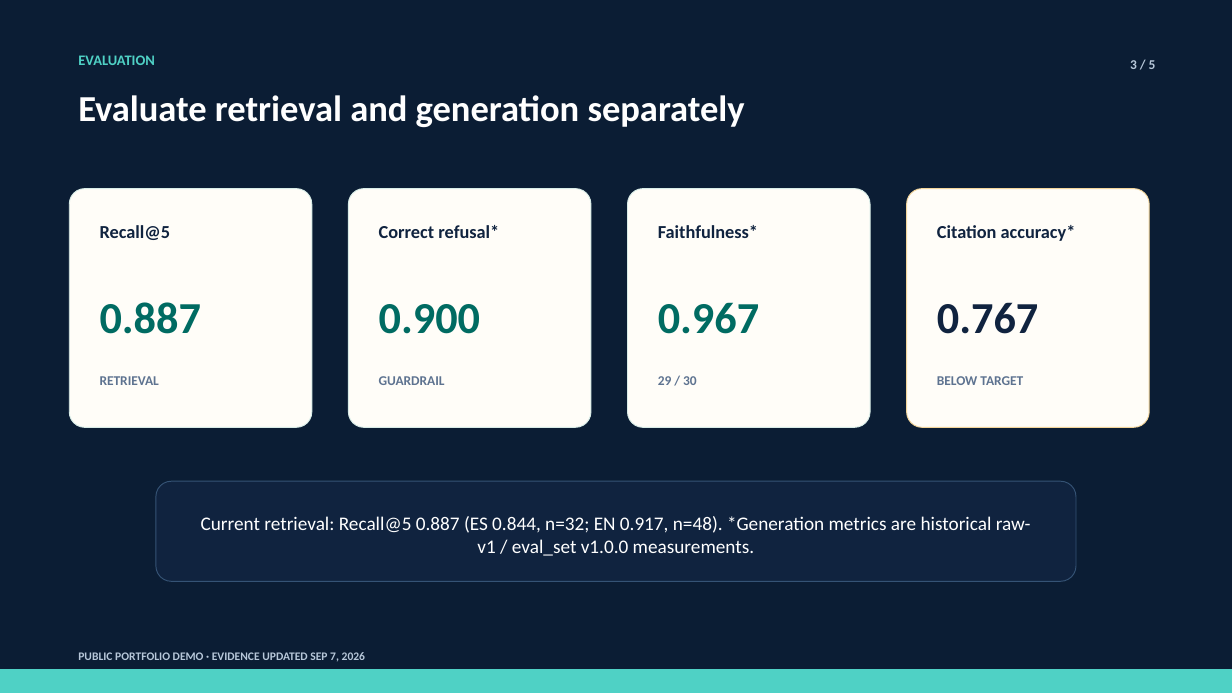
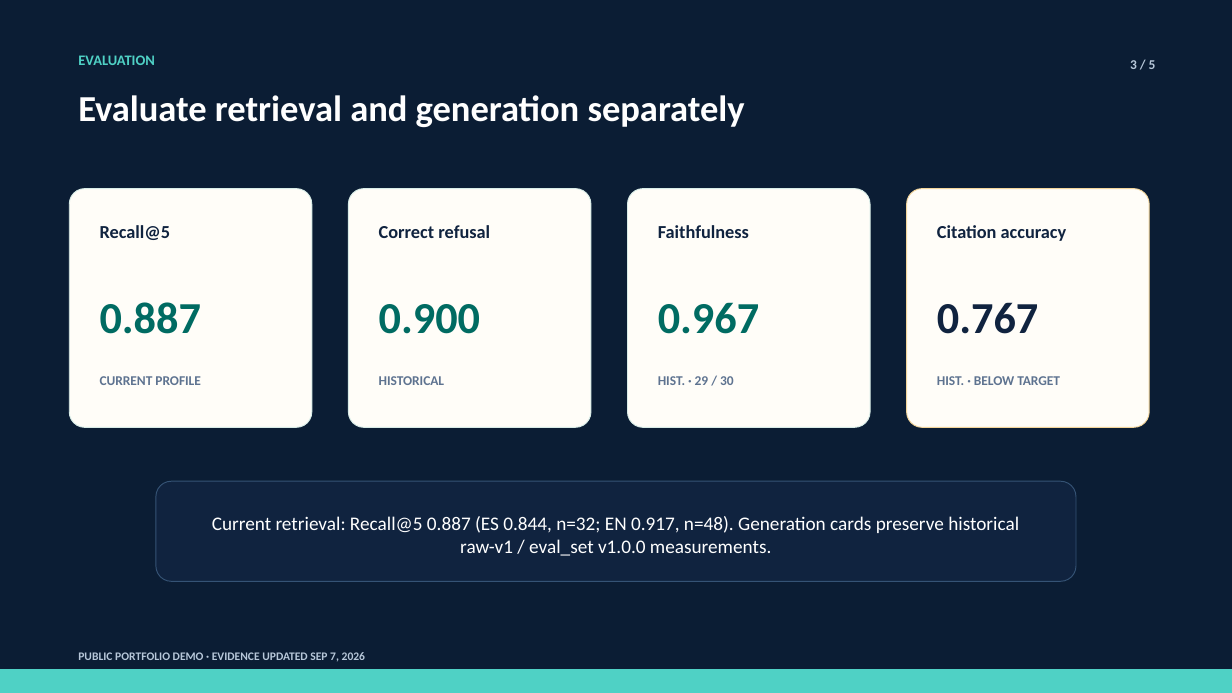
Before and after one commit to Jehu-Lara/jehu-lara-portfolio, a slide deck: slide 3 of public/presentations/manufacturing-rag-assistant/manufacturing-rag-assistant-evidence-deck.pptx. Drawn at 1232x693 pixels with LibreOffice and Linux fonts; fonts in the diff are those of the drawing. Boxes give left, top, right and bottom in pixels: in the first picture for what was removed or moved away, otherwise in the second. Text is boxed around its words. In the diff, an @@ line names an element or a change of style, - is before the commit and + after.

```diff
--- a/public/presentations/manufacturing-rag-assistant/manufacturing-rag-assistant-evidence-deck.pptx
+++ b/public/presentations/manufacturing-rag-assistant/manufacturing-rag-assistant-evidence-deck.pptx
@@ text at box(379, 225, 490, 238): text changed @@
-Correct refusal*
+Correct refusal
@@ text at box(658, 225, 749, 238): text changed @@
-Faithfulness*
+Faithfulness
@@ text at box(937, 225, 1067, 241): text changed @@
-Citation accuracy*
+Citation accuracy
@@ text at box(100, 376, 200, 385): text changed @@
-RETRIEVAL
+CURRENT PROFILE
@@ text at box(379, 376, 444, 385): text changed @@
-GUARDRAIL
+HISTORICAL
@@ text at box(658, 376, 734, 385): text changed @@
-29 / 30
+HIST. · 29 / 30
@@ text at box(937, 376, 1060, 385): text changed @@
-BELOW TARGET
+HIST. · BELOW TARGET
@@ text at box(212, 516, 1019, 556): text changed @@
-Current retrieval: Recall@5 0.887 (ES 0.844, n=32; EN 0.917, n=48). *Generation metrics are historical raw-v1 / eval_set v1.0.0 measurements.
+Current retrieval: Recall@5 0.887 (ES 0.844, n=32; EN 0.917, n=48). Generation cards preserve historical raw-v1 / eval_set v1.0.0 measurements.
```
Also in this commit, not shown: 2 other slides changed, 18 other files.
